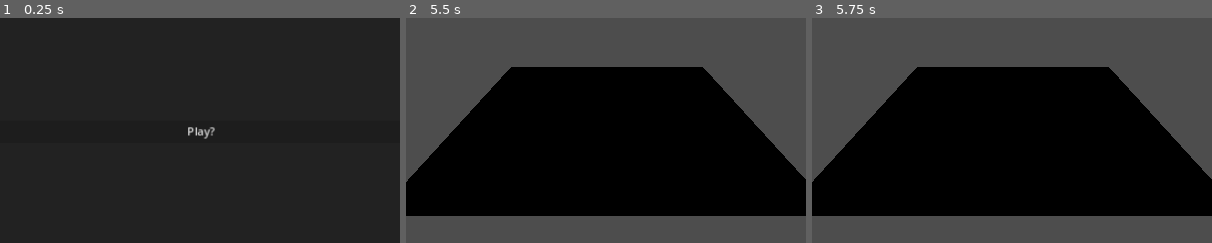
Above: before the commit, frames 1-3 (left to right).
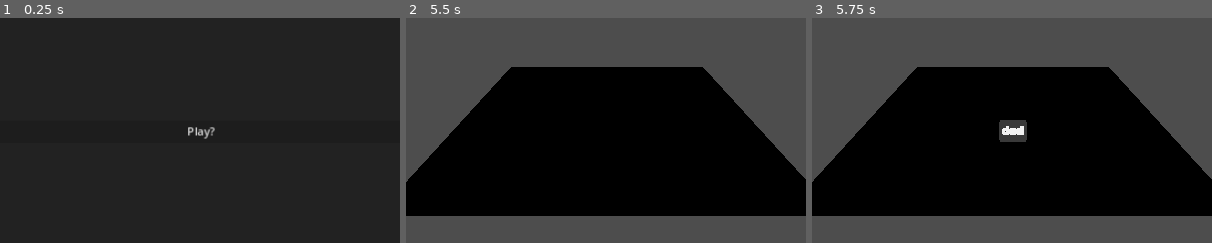
Above: after the commit, the same moments.

Repository: J-Hep/GGJ-Team-EF
Game: Godot game, scene res://Main_Menu.tscn
The game is run twice, just before and just after one commit, with the same random seed, the same clock (stepped at 60 frames per second) and the same inputs.
Inputs:
- Up to frame 1 (0.25 s): no input
- Up to frame 2 (5.5 s): click "Play?" at 0.5 s; tap Enter (ui_accept) at 1.25, 1.52, 2, 2.27, 2.75, 3.5, 3.77, 4.25, 4.52, 5, 5.27 s; hold Right (ui_right) 1.28-2.03 s; hold Down (ui_down) 2.03-2.78 s; hold Right (ui_right) 2.78-3.53 s; hold Up (ui_up) 3.53-4.28 s; hold Left (ui_left) from 4.28 s (still down)
- Up to frame 3 (5.75 s): keep holding Left (ui_left)
The pictures show only the part of the screen within x 25-75%, y 25-75%; the shares and areas given below are measured in that part.

Frames 1-2 are identical in both runs. In frame 3, 0.7% of the frame differs, in the area x 46-54%, y 45-56%.

Commit message:
Update base_world.tscn, Main_Menu.gd, Main_Menu.tscn, and 5 more files

Diff:
--- a/EF_Game/Main_Menu.tscn
+++ b/EF_Game/Main_Menu.tscn
@@ -1,6 +1,6 @@
 [gd_scene load_steps=2 format=3 uid="uid://b7vvfyqc2ybs8"]
 
-[ext_resource type="Script" path="res://Main_Menu.gd" id="1_ihog5"]
+[ext_resource type="Script" path="res://Script/Main_Menu.gd" id="1_ihog5"]
 
 [node name="MainMenu" type="Control"]
 layout_mode = 3
--- /dev/null
+++ b/EF_Game/Scenes/reset_button.tscn
@@ -0,0 +1,29 @@
+[gd_scene load_steps=2 format=3 uid="uid://de75c07l04ug8"]
+
+[ext_resource type="Script" path="res://Script/reset_button.gd" id="1_tq5ik"]
+
+[node name="Control" type="Control"]
+layout_mode = 3
+anchors_preset = 15
+anchor_right = 1.0
+anchor_bottom = 1.0
+grow_horizontal = 2
+grow_vertical = 2
+
+[node name="Button" type="Button" parent="."]
+layout_mode = 1
+anchors_preset = 8
+anchor_left = 0.5
+anchor_top = 0.5
+anchor_right = 0.5
+anchor_bottom = 0.5
+offset_left = -4.0
+offset_top = -4.0
+offset_right = 4.0
+offset_bottom = 4.0
+grow_horizontal = 2
+grow_vertical = 2
+text = "ded"
+script = ExtResource("1_tq5ik")
+
+[connection signal="pressed" from="Button" to="Button" method="_on_pressed"]
--- /dev/null
+++ b/EF_Game/Scenes/value_handler.tscn
@@ -0,0 +1,6 @@
+[gd_scene load_steps=2 format=3 uid="uid://bgat3v2gsoaae"]
+
+[ext_resource type="Script" path="res://Script/value_handler.gd" id="1_1nc25"]
+
+[node name="value_handler" type="Node"]
+script = ExtResource("1_1nc25")
--- /dev/null
+++ b/EF_Game/Script/reset_button.gd
@@ -0,0 +1,25 @@
+extends Button
+
+
+# Called when the node enters the scene tree for the first time.
+func _ready():
+	disabled = true
+	modulate.a = 0
+
+	await get_tree().create_timer(5.0).timeout # test
+	disabled = false
+	modulate.a = 255
+
+	pass # Replace with function body.
+
+
+# Called every frame. 'delta' is the elapsed time since the previous frame.
+func _process(delta):
+	pass
+
+
+func _on_pressed():
+	print("restart")
+	get_tree().reload_current_scene()
+
+	pass # Replace with function body.
--- /dev/null
+++ b/EF_Game/Script/value_handler.gd
@@ -0,0 +1,47 @@
+extends Node
+
+#@export var health: int
+@export var coins: int
+@export var distance: int
+@export var time: float
+@export var gameState: bool
+
+# Called when the node enters the scene tree for the first time.
+func _ready():
+	#health = 3
+	coins = 0
+	distance = 0
+	time = 0
+	gameState = false
+pass # Replace with function body.
+
+func set_coins(amount: int):
+	coins = amount
+
+func set_distance(amount: int):
+	distance = amount
+
+func set_time(amount: int):
+	time = amount
+
+func set_game_state(state: bool):
+	gameState = state
+
+
+
+func get_coins():
+	return coins
+
+func get_distance():
+	return distance
+
+func get_time():
+	return time
+
+func get_game_state():
+	return gameState
+
+
+# Called every frame. 'delta' is the elapsed time since the previous frame.
+func _process(delta):
+	pass
--- a/EF_Game/base_world.tscn
+++ b/EF_Game/base_world.tscn
@@ -1,6 +1,7 @@
-[gd_scene load_steps=4 format=3 uid="uid://jneng3lm5xdc"]
+[gd_scene load_steps=5 format=3 uid="uid://jneng3lm5xdc"]
 
 [ext_resource type="PackedScene" uid="uid://bfqk0tq2n8axs" path="res://Camera_Scene_3D.tscn" id="1_8xmk0"]
+[ext_resource type="PackedScene" uid="uid://de75c07l04ug8" path="res://Scenes/reset_button.tscn" id="2_nohhp"]
 
 [sub_resource type="BoxShape3D" id="BoxShape3D_eftm6"]
 size = Vector3(1, 0.196045, 1)
@@ -22,3 +23,5 @@
 
 [node name="Camera3D" parent="." instance=ExtResource("1_8xmk0")]
 transform = Transform3D(1, 0, 0, 0, 0.866025, 0.5, 0, -0.5, 0.866025, 0, 1, 2)
+
+[node name="Control" parent="." instance=ExtResource("2_nohhp")]
Renamed: EF_Game/Main_Menu.gd -> EF_Game/Script/Main_Menu.gd
